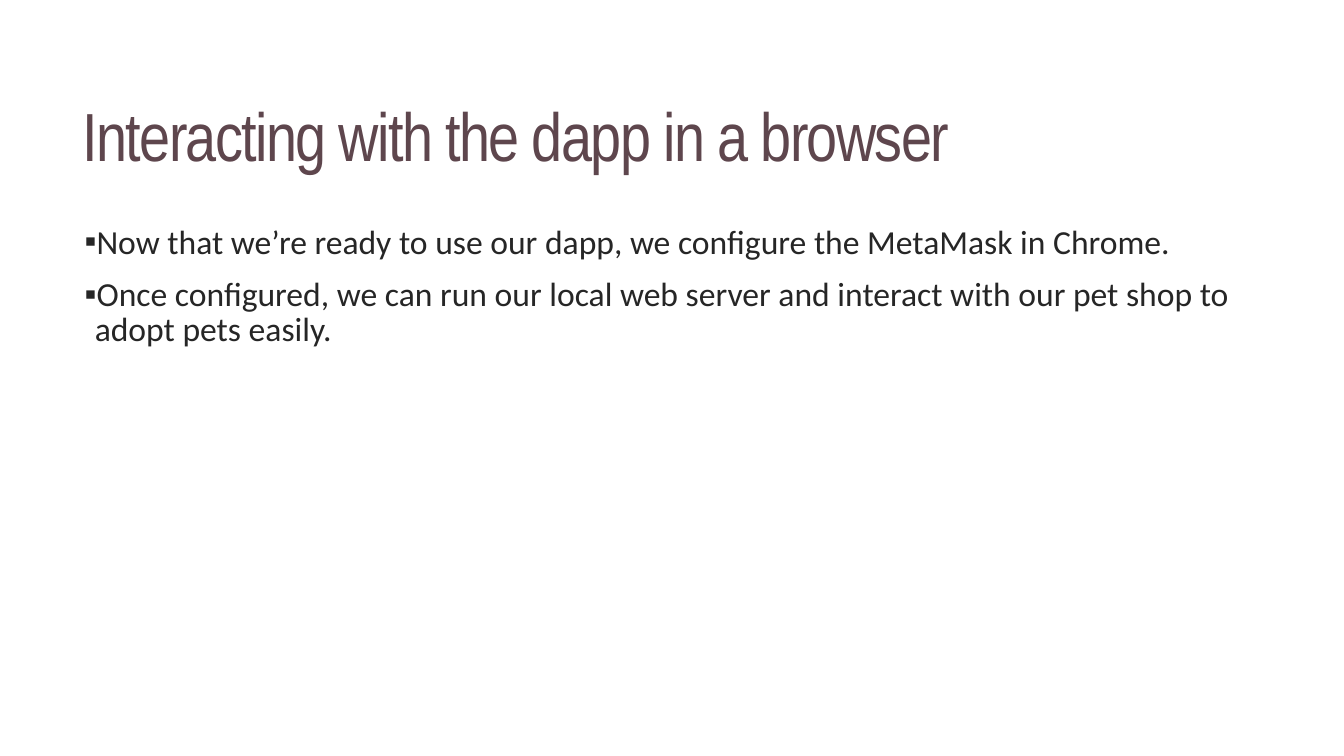
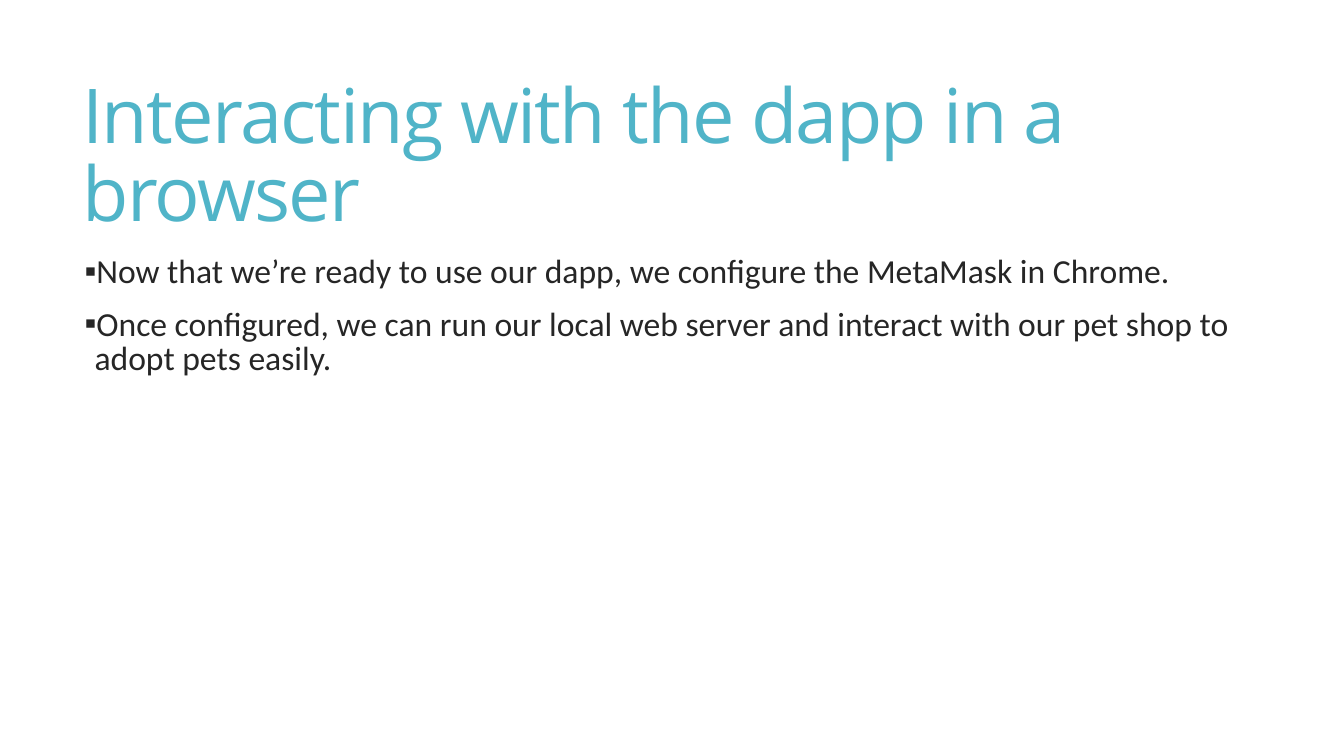
Before and after one commit to PalaashA/POC-Blockchain, a slide deck: slide 17 of Presentations/POC Blockchain 6th sem.pptx. Drawn at 1344x756 pixels with LibreOffice and Linux fonts; fonts in the diff are those of the drawing. Boxes give left, top, right and bottom in pixels: in the first picture for what was removed or moved away, otherwise in the second. Text is boxed around its words. In the diff, an @@ line names an element or a change of style, - is before the commit and + after.

```diff
--- a/Presentations/POC Blockchain 6th sem.pptx
+++ b/Presentations/POC Blockchain 6th sem.pptx
@@ text "Interacting with the dapp in ..." at box(82, 85, 1066, 222): size 48.6 to 54 pt, font Arial Narrow to Open Sans, text colour #5E464D to #50B4C8 @@
@@ text "Now that we’re ready to ...": place and size @@
-text "Now that we’re ready to ..." at box(95, 230, 1229, 347)
+text "Now that we’re ready to ..." at box(95, 259, 1229, 376)
```
Also in this commit, not shown: 17 other slides changed, 1 other file.
